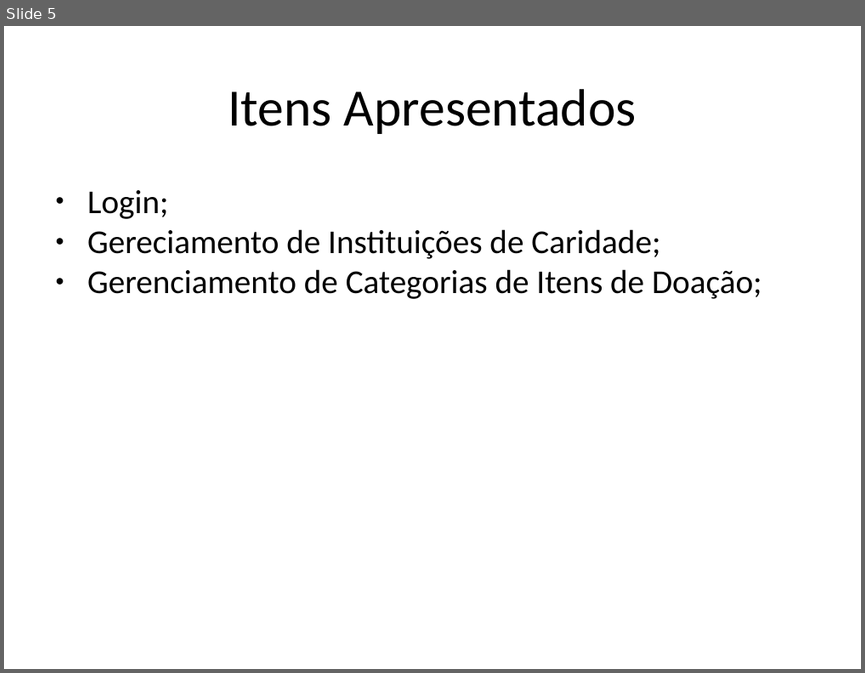
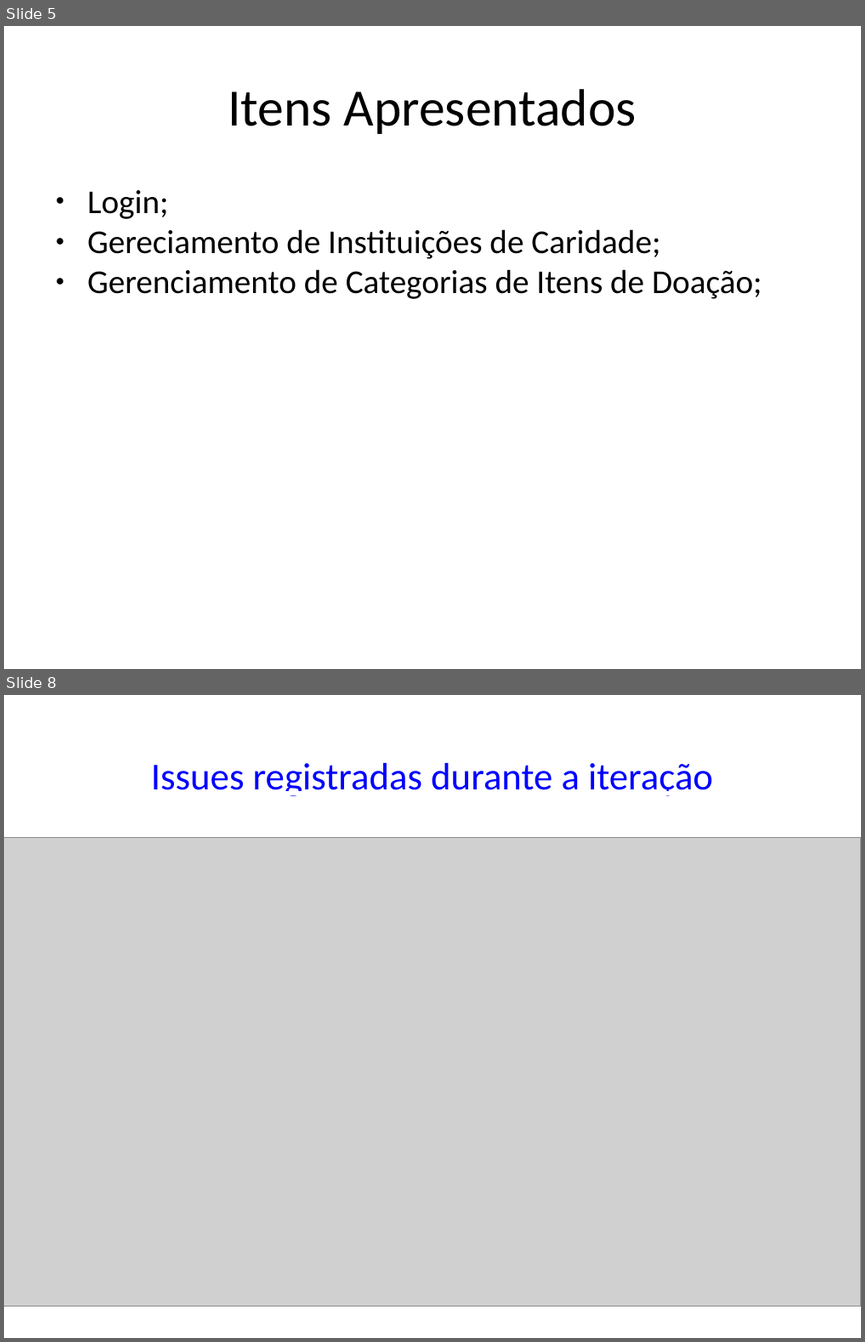
Before and after one commit to AjudeMais/ajudeMais-Projeto, a slide deck: Projeto-AjudeMais/002-Acompanhamento/Iteracao-01/ADR - apresentacao de resultados-IT01.pptx. Shown one above the other, each under a label of ours: slide 5 before the commit, slides 5 and 8 after it; the slides between them are not shown. The pictures are 865x673 and 865x1342 pixels, drawn with LibreOffice and Linux fonts; fonts in the diff are those of the drawing; grey boxes stand for pictures. Boxes give left, top, right and bottom in pixels: in the first picture for what was removed or moved away, otherwise in the second. Text is boxed around its words. In the diff, an @@ line names an element or a change of style, - is before the commit and + after.

```diff
--- a/Projeto-AjudeMais/002-Acompanhamento/Iteracao-01/ADR - apresentacao de resultados-IT01.pptx
+++ b/Projeto-AjudeMais/002-Acompanhamento/Iteracao-01/ADR - apresentacao de resultados-IT01.pptx
@@ slide 8 added at (4,695,861,1338), background #FFFFFF @@
@@ text added at (151,763,713,796), 32 pt, text #0000FF, underline @@
+Issues registradas durante a iteração
@@ picture added at (4,837,861,1305) @@
```
Also in this commit, not shown: 3 slides changed, 8 other slides added, 1 slide removed, 2 other files.
